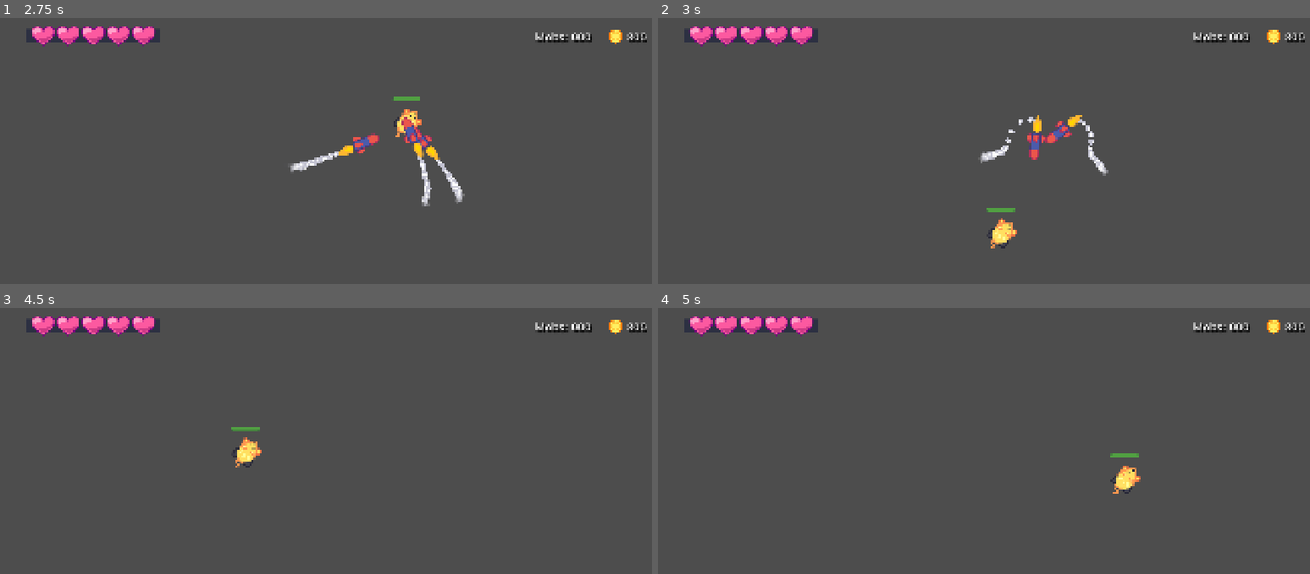
Above: before the commit, frames 1-4 (two rows, left to right).
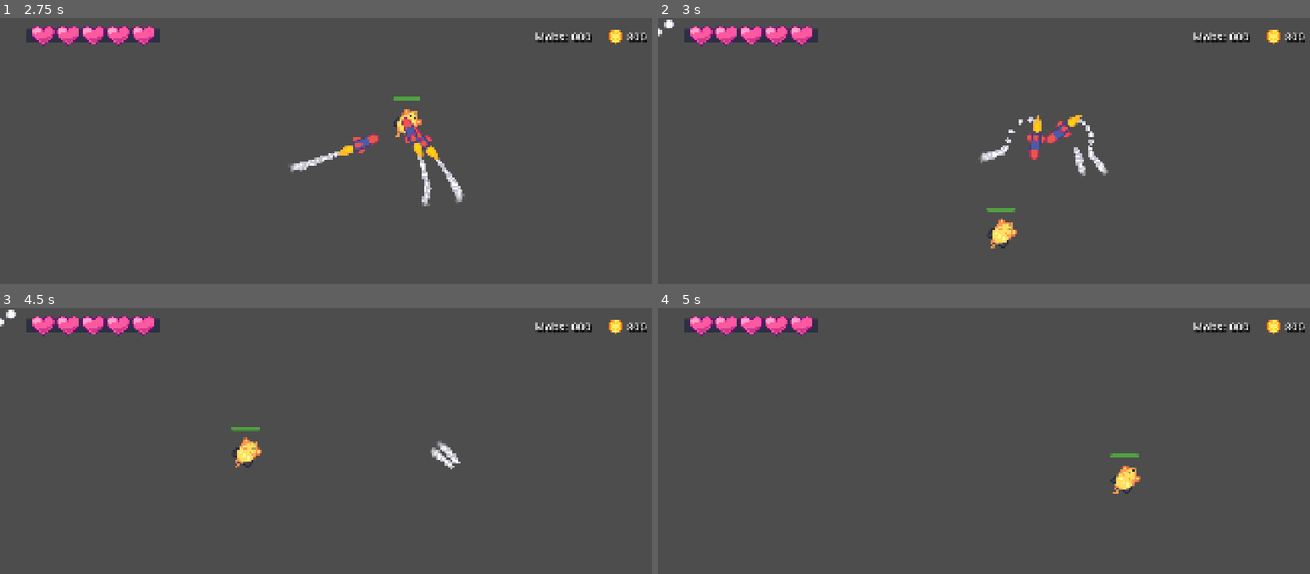
Above: after the commit, the same moments.

Repository: James-Christensen/tower-defense
Game: Godot game, scene res://Test.tscn
The game is run twice, just before and just after one commit, with the same random seed, the same clock (stepped at 60 frames per second) and the same inputs. This scene is started directly instead of the project's main scene.
Inputs (mouse positions are in pixels of both pictures, inside the frame that each line leads up to):
- Up to frame 1 (2.75 s): tap Enter at 0.5 s; move the mouse to (489, 188) at 0.52 s; tap Z at 0.6, 2.1 s; click (489, 188) at 0.67 s; tap Space at 0.77 s; drag from (202, 228) to (489, 188) at 1.27 s; move the mouse to (404, 124) at 2.02 s; click (404, 124) at 2.17 s
- Up to frame 2 (3 s): drag from (964, 283) to (1075, 137) at 2.77 s
- Up to frame 3 (4.5 s): move the mouse to (541, 555) at 3.52 s; tap Z at 3.6 s; click (541, 555) at 3.67 s; tap Space at 3.77 s; drag from (136, 441) to (469, 480) at 4.27 s
- Up to frame 4 (5 s): no input

Frame 1 is identical in both runs. In frame 2, 0.2% of the frame differs, in the area x 0-66%, y 0-60%; in frame 3, 0.3%, in the area x 0-71%, y 0-61%; in frame 4, nothing differs.

Commit message:
Finished lesson 8

Diff:
--- /dev/null
+++ b/turrets/weapons/explosion.gd
@@ -0,0 +1,15 @@
+extends Area2D
+
+var damage:= 10.0
+
+@onready var animated_sprite_2d: AnimatedSprite2D = %AnimatedSprite2D
+
+# Called when the node enters the scene tree for the first time.
+func _ready() -> void:
+	animated_sprite_2d.play()
+	animated_sprite_2d.animation_finished.connect(queue_free)
+
+	await get_tree().physics_frame
+	for area: Area2D in get_overlapping_areas():
+		if area is Mob:
+			area.take_damage(damage)
--- /dev/null
+++ b/turrets/weapons/explosion/Explosion.tscn
@@ -0,0 +1,43 @@
+[gd_scene load_steps=8 format=3 uid="uid://ckr8ohb6e58qg"]
+
+[ext_resource type="Texture2D" uid="uid://x5rk2rs3n3a4" path="res://turrets/weapons/explosion/explosion_1.png" id="1_5tfbo"]
+[ext_resource type="Script" uid="uid://c2mgdy8h6jc4l" path="res://turrets/weapons/explosion.gd" id="1_jnwxl"]
+[ext_resource type="Texture2D" uid="uid://b43o1qcbebiuq" path="res://turrets/weapons/explosion/explosion_2.png" id="2_jnwxl"]
+[ext_resource type="Texture2D" uid="uid://c6nn0wxycfjgg" path="res://turrets/weapons/explosion/explosion_3.png" id="3_ee1gx"]
+[ext_resource type="Texture2D" uid="uid://b1xc5dnxvkrpf" path="res://turrets/weapons/explosion/explosion_4.png" id="4_0aifx"]
+
+[sub_resource type="CircleShape2D" id="CircleShape2D_t5ou1"]
+radius = 75.0
+
+[sub_resource type="SpriteFrames" id="SpriteFrames_522v3"]
+animations = [{
+"frames": [{
+"duration": 1.0,
+"texture": ExtResource("1_5tfbo")
+}, {
+"duration": 1.0,
+"texture": ExtResource("2_jnwxl")
+}, {
+"duration": 1.0,
+"texture": ExtResource("3_ee1gx")
+}, {
+"duration": 1.0,
+"texture": ExtResource("4_0aifx")
+}],
+"loop": false,
+"name": &"default",
+"speed": 12.0
+}]
+
+[node name="Explosion" type="Area2D"]
+script = ExtResource("1_jnwxl")
+
+[node name="CollisionShape2D" type="CollisionShape2D" parent="."]
+shape = SubResource("CircleShape2D_t5ou1")
+
+[node name="AnimatedSprite2D" type="AnimatedSprite2D" parent="."]
+unique_name_in_owner = true
+sprite_frames = SubResource("SpriteFrames_522v3")
+autoplay = "default"
+frame = 3
+frame_progress = 1.0
--- a/turrets/weapons/projectiles/homing_rocket.gd
+++ b/turrets/weapons/projectiles/homing_rocket.gd
@@ -8,8 +8,10 @@
 @export  var speed:= 350
 @export var damage:= 50.0
 
-@export var rotation_speed = 1.5
-var rotation_direction = 0
+
+@onready var smoke_trail_particles: GPUParticles2D = $SmokeTrailParticles
+@onready var missle_flame: Sprite2D = $MissleFlame
+@onready var homing_missle: Sprite2D = $HomingMissle
 
 var velocity := Vector2.ZERO
 var drag_factor := 6.0
@@ -45,9 +47,19 @@
 		explode()
 
 func explode():
-	queue_free()
+	var explosion: Node2D = preload("uid://ckr8ohb6e58qg").instantiate()
+	explosion.damage = damage
+	get_tree().current_scene.add_child.call_deferred(explosion)
 
-func _on_area_entered(area: Area2D) -> void:
-	if area is Mob:
-		area.take_damage(damage)
-		explode()
+	set_deferred("monitoring", false)
+	set_physics_process(false)
+	homing_missle.hide()
+	smoke_trail_particles.emitting = false
+	missle_flame.hide()
+
+	get_tree().create_timer(0.5).timeout.connect(queue_free)
+
+
+
+func _on_area_entered(_area: Area2D) -> void:
+	explode()
Not shown, added: turrets/weapons/explosion.gd.uid
